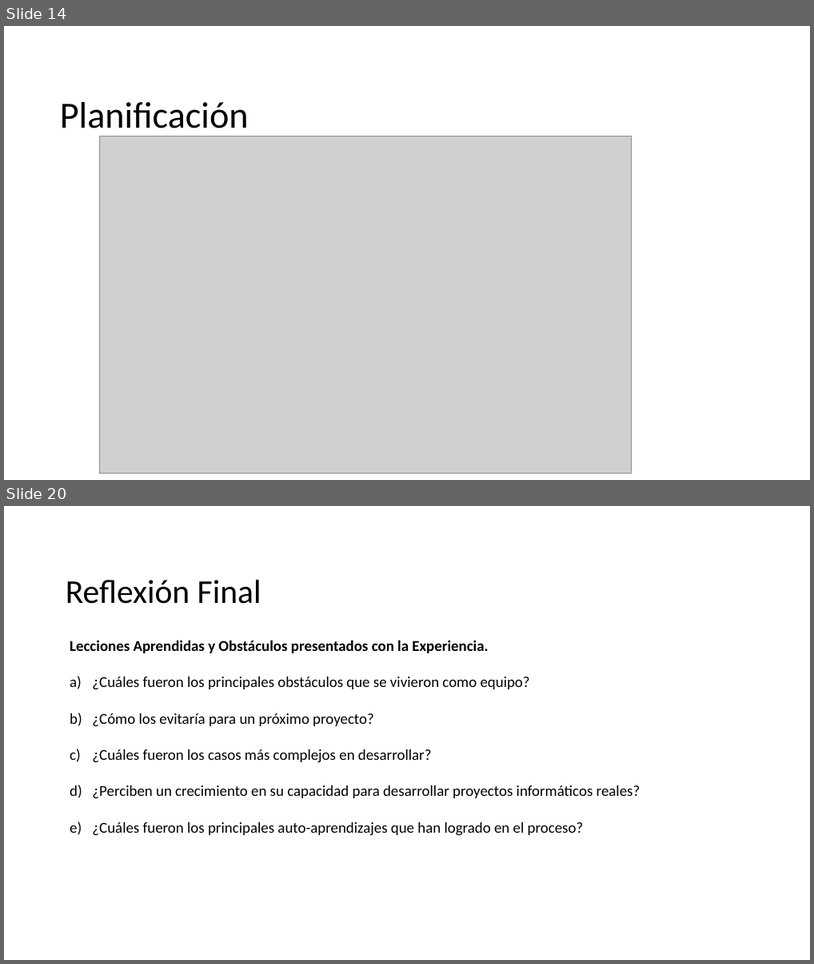
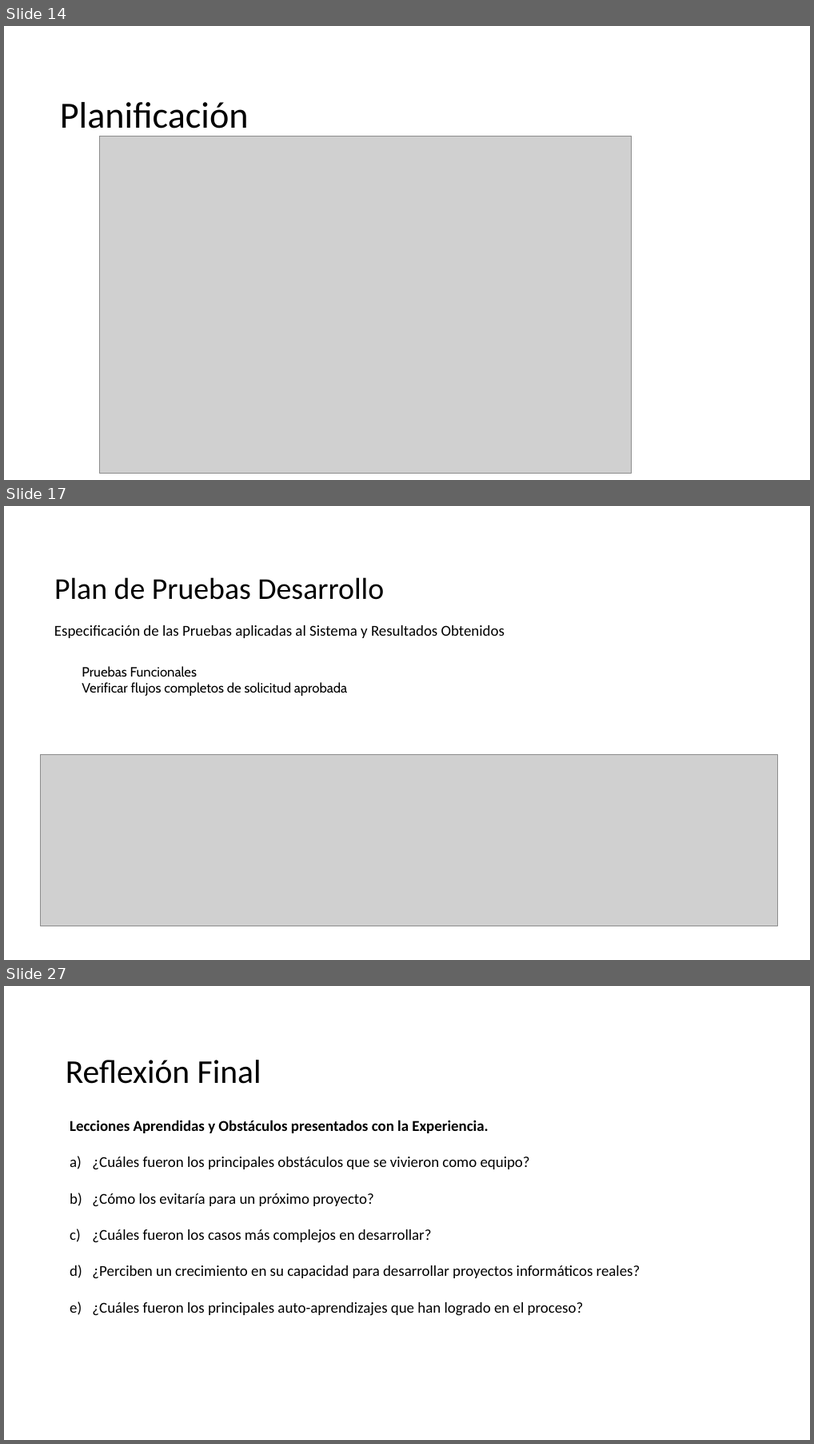
Before and after one commit to CodeFixService/Capstone, a slide deck: fase3/Documentacion Asignatura PTY4614/Estructura Presentación Final-Capstone.pptx. Shown one above the other, each under a label of ours: slides 14 and 20 before the commit, slides 14, 17 and 27 after it; the slides between them are not shown. The pictures are 814x964 and 814x1444 pixels, drawn with LibreOffice and Linux fonts; fonts in the diff are those of the drawing; grey boxes stand for pictures; background and template pictures are left out. Boxes give left, top, right and bottom in pixels: in the first picture for what was removed or moved away, otherwise in the second. Text is boxed around its words. In the diff, an @@ line names an element or a change of style, - is before the commit and + after.

```diff
--- a/fase3/Documentacion Asignatura PTY4614/Estructura Presentación Final-Capstone.pptx
+++ b/fase3/Documentacion Asignatura PTY4614/Estructura Presentación Final-Capstone.pptx
@@ slide 17 added at (x1=4, y1=506, x2=810, y2=960), background picture (left out) @@
@@ title added at (x1=54, y1=577, x2=384, y2=600), 36 pt, text #000000 @@
+Plan de Pruebas Desarrollo
@@ text added at (x1=54, y1=625, x2=505, y2=638), 18 pt, text #000000 @@
+Especificación de las Pruebas aplicadas al Sistema y Resultados Obtenidos
@@ text added at (x1=82, y1=666, x2=347, y2=696), 16 pt, text #000000 @@
+Pruebas Funcionales
+Verificar flujos completos de solicitud aprobada
@@ picture added at (x1=41, y1=754, x2=779, y2=926) @@
@@ what was slide 20 is now slide 27 @@
```
Also in this commit, not shown: 9 slides changed, 6 other slides added.
